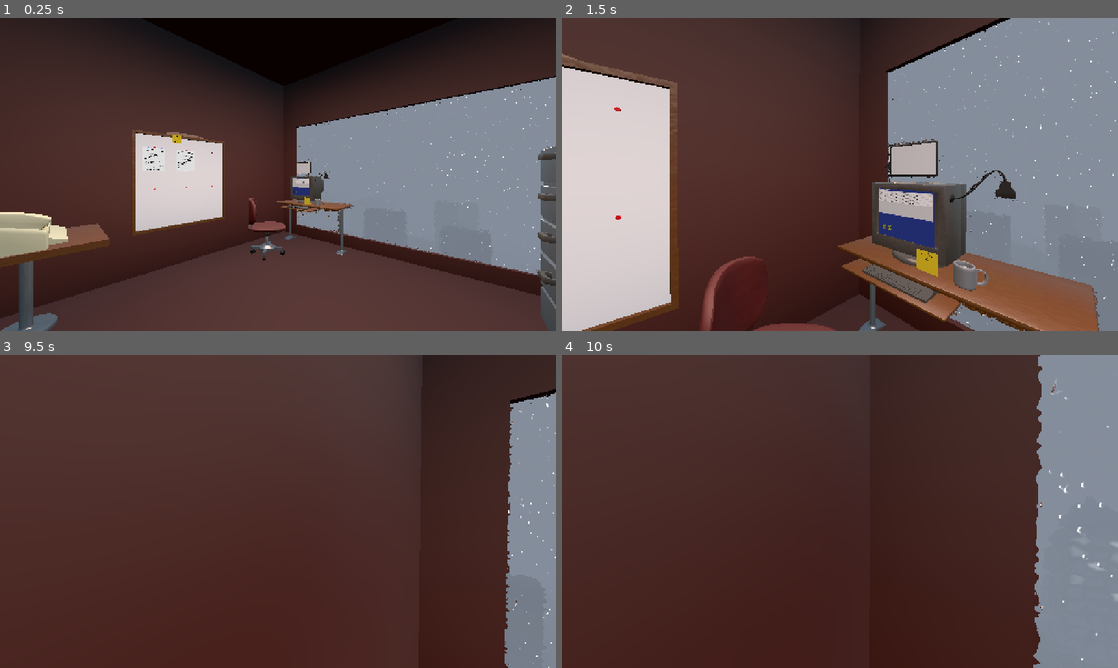
Above: before the commit, frames 1-4 (two rows, left to right).
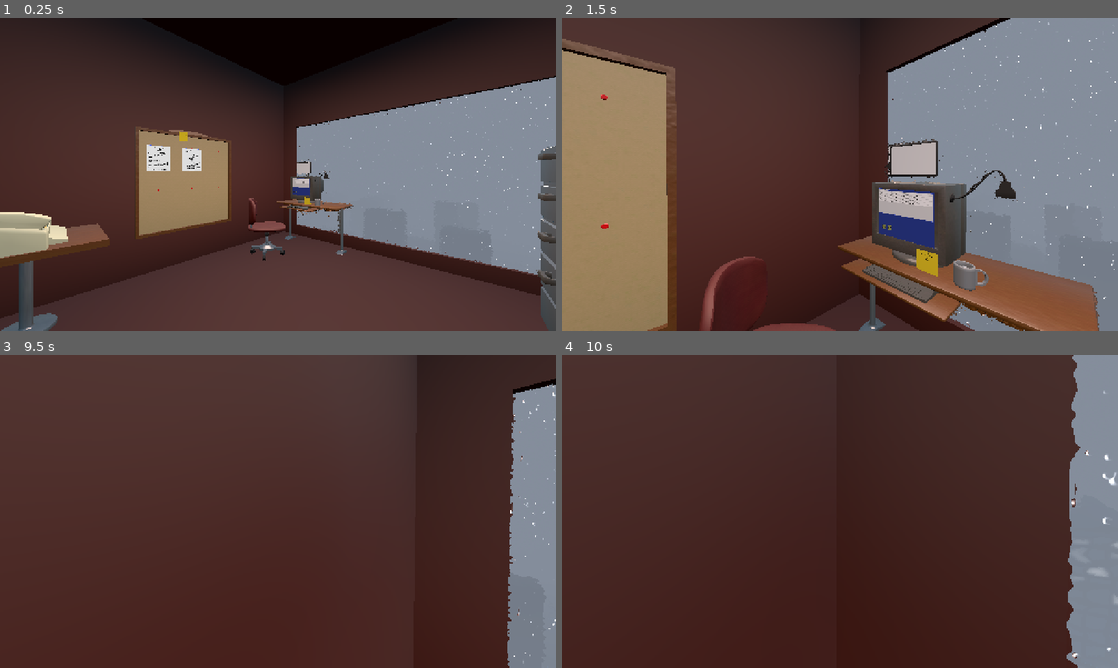
Above: after the commit, the same moments.

Repository: Ciph3rzer0/brackeys-2026.2-trust-no-one
Game: Godot game, scene res://scenes/city.tscn
Two runs of this game, one before a commit and one after it. Both use one fixed random seed, a clock stepped at 60 frames per second and the inputs below. Sound files missing from this copy of the repository are replaced by a short silence.
Inputs (mouse positions are in pixels of both pictures, inside the frame that each line leads up to):
- Up to frame 1 (0.25 s): no input
- Up to frame 2 (1.5 s): tap Enter at 0.5 s; move the mouse to (867, 174) at 0.52 s; hold E (pc_interact) 0.53-1.28 s; hold W (pc_forward) from 0.53 s (still down); click (867, 174) at 0.67 s; tap Space at 0.77 s; move the mouse to (812, 174) at 1.27 s; tap Q at 1.35 s
- Up to frame 3 (9.5 s): tap Space at 1.52, 2.75, 3.02, 3.77, 4.25, 4.52, 5.75, 6.02, 6.77, 7.52, 9.02 s; move the mouse to (289, 505) at 2.02 s; hold Ctrl 2.03-2.78 s; move the mouse to (272, 517) at 2.77 s; tap Shift at 2.85, 5.85, 8.85 s; click (272, 517) at 2.92 s; tap Enter at 3.5, 5 s; move the mouse to (316, 514) at 3.52 s; hold E (pc_interact) 3.53-4.28 s; move the mouse to (233, 508) at 4.27 s; tap Q at 4.35, 7.35 s; move the mouse to (283, 511) at 5.02 s; hold Ctrl 5.03-5.78 s; click (283, 511) at 5.17 s; move the mouse to (255, 505) at 5.77 s; release W (pc_forward) at 5.78 s; hold D (pc_right) 5.78-6.53 s; move the mouse to (305, 511) at 6.52 s; hold E (pc_interact) 6.53-7.28 s; hold W (pc_forward) 6.53-8.78 s; move the mouse to (250, 511) at 7.27 s; click (250, 511) at 7.42 s; move the mouse to (289, 505) at 8.02 s; hold Ctrl 8.03-8.78 s; move the mouse to (272, 517) at 8.77 s; hold A (pc_left) from 8.78 s (still down)
- Up to frame 4 (10 s): move the mouse to (878, 514) at 9.52 s; release A (pc_left) at 9.53 s; hold W (pc_forward) from 9.53 s (still down); hold E (pc_interact) from 9.53 s (still down); click (878, 514) at 9.67 s; tap Space at 9.77 s

The runs differ from the first frame. In frame 1, 4.6% of the frame differs, in the area x 23-41%, y 35-70%; in frame 2, 17%, in the area x 0-21%, y 6-100%; in frame 3, 0.8%; in frame 4, 6.3%.
Error in both runs: Invalid assignment of property or key 'plate' with value of type 'String' on a base object of type 'Resource (Quest)'. (res://autoloads/quest_system.gd:19)

Commit message:
added animation for cars in city scene

Diff:
--- a/project.godot
+++ b/project.godot
@@ -33,10 +33,6 @@
 window/size/window_height_override=1440
 window/stretch/mode="canvas_items"
 window/stretch/aspect="expand"
-
-[editor_plugins]
-
-enabled=PackedStringArray("res://addons/astar_graph_editor/plugin.cfg")
 
 [global_group]
 
--- /dev/null
+++ b/scenes/CoarseTraffic.gd
@@ -0,0 +1,11 @@
+extends Node3D
+
+
+# Called when the node enters the scene tree for the first time.
+func _ready() -> void:
+	pass # Replace with function body.
+
+
+# Called every frame. 'delta' is the elapsed time since the previous frame.
+func _process(delta: float) -> void:
+	pass
--- a/scenes/city.tscn
+++ b/scenes/city.tscn
@@ -44,6 +44,48 @@
 fog_depth_begin = 15.0
 fog_depth_end = 359.9
 
+[sub_resource type="Animation" id="Animation_my70f"]
+length = 0.001
+tracks/0/type = "position_3d"
+tracks/0/imported = false
+tracks/0/enabled = true
+tracks/0/path = NodePath("weiner5")
+tracks/0/interp = 1
+tracks/0/loop_wrap = true
+tracks/0/keys = PackedFloat32Array(0, 1, -73.117134, 1.2338295, -8.536419)
+tracks/1/type = "position_3d"
+tracks/1/imported = false
+tracks/1/enabled = true
+tracks/1/path = NodePath("pickupTruck5")
+tracks/1/interp = 1
+tracks/1/loop_wrap = true
+tracks/1/keys = PackedFloat32Array(0, 1, 318.00055, -0.03928113, -14.7459755)
+
+[sub_resource type="Animation" id="Animation_h3250"]
+resource_name = "vehicles"
+length = 11.333333
+loop_mode = 1
+tracks/0/type = "position_3d"
+tracks/0/imported = false
+tracks/0/enabled = true
+tracks/0/path = NodePath("weiner5")
+tracks/0/interp = 1
+tracks/0/loop_wrap = true
+tracks/0/keys = PackedFloat32Array(0, 1, -73.117134, 1.2338295, -8.536419, 11.166667, 1, 311.87106, 1.2338295, -8.536419)
+tracks/1/type = "position_3d"
+tracks/1/imported = false
+tracks/1/enabled = true
+tracks/1/path = NodePath("pickupTruck5")
+tracks/1/interp = 1
+tracks/1/loop_wrap = true
+tracks/1/keys = PackedFloat32Array(0.033333335, 1, 318.00055, -0.03928113, -14.7459755, 7.5666666, 1, -156.51634, -0.03928113, -14.7459755, 9.433333, 1, 318.00055, -0.03928113, -14.7459755)
+
+[sub_resource type="AnimationLibrary" id="AnimationLibrary_my70f"]
+_data = {
+&"RESET": SubResource("Animation_my70f"),
+&"vehicles": SubResource("Animation_h3250")
+}
+
 [sub_resource type="ViewportTexture" id="ViewportTexture_ruxf0"]
 viewport_path = NodePath("ComputerScreenRenders/ComputerMonitor")
 
@@ -986,6 +1028,24 @@
 area_attenuation = 2.304
 area_size = Vector2(3.59, 1.956)
 
+[node name="AreaLight3D8" type="AreaLight3D" parent="blocks/officebuilding3" unique_id=1511974966]
+transform = Transform3D(-4.371139e-08, 0, 1, 0, 1, 0, -1, 0, -4.371139e-08, 14.460724, -2.423211, 110.958534)
+light_color = Color(0.76203394, 0.5373201, 0.47858977, 1)
+light_energy = 7.0
+light_size = 0.391
+area_range = 1.724
+area_attenuation = 2.304
+area_size = Vector2(7.3134613, 3.9126015)
+
+[node name="AreaLight3D9" type="AreaLight3D" parent="blocks/officebuilding3" unique_id=1358726227]
+transform = Transform3D(-4.371139e-08, 0, 1, 0, 1, 0, -1, 0, -4.371139e-08, 14.460722, -2.423211, 126.339806)
+light_color = Color(0.76203394, 0.5373201, 0.47858977, 1)
+light_energy = 7.0
+light_size = 0.391
+area_range = 1.724
+area_attenuation = 2.304
+area_size = Vector2(7.3134613, 3.9126015)
+
 [node name="paintstore" parent="blocks" unique_id=1604482868 instance=ExtResource("14_86b61")]
 transform = Transform3D(1, 0, 0, 0, 1, 0, 0, 0, 1, 9.592724, 6.536131, -33.66974)
 
@@ -1031,7 +1091,15 @@
 transform = Transform3D(0.31999412, 0, -0.27076468, 0, 0.41917747, 0, 0.27076468, 0, 0.31999412, 207.50317, 1.4036803, 37.339485)
 
 [node name="pickupTruck5" parent="trucks" unique_id=58482895 instance=ExtResource("9_4lp1f")]
-transform = Transform3D(1, 0, 0, 0, 1, 0, 0, 0, 1, 95.1423, -0.03928113, -25.656658)
+transform = Transform3D(-4.371139e-08, 0, -1, 0, 1, 0, 1, 0, -4.371139e-08, 318.00055, -0.03928113, -14.7459755)
+
+[node name="SpotLight3D" type="SpotLight3D" parent="trucks/pickupTruck5" unique_id=1486761372]
+transform = Transform3D(-0.99996024, -0.004671715, 0.0075939335, 6.87122e-08, 0.8517281, 0.523984, -0.00891587, 0.5239632, -0.8516942, -0.18234539, 0.5861387, 2.9771118)
+light_color = Color(0.65388393, 0.42827255, 0.33192244, 1)
+light_energy = 5.0
+spot_range = 5.517
+spot_attenuation = -2.45
+spot_angle = 53.3
 
 [node name="pickupTruck8" parent="trucks" unique_id=1628291835 instance=ExtResource("9_4lp1f")]
 transform = Transform3D(-0.8656421, 0, 0.5006634, 0, 1, 0, -0.5006634, 0, -0.8656421, 219.81183, -0.03928113, -62.113525)
@@ -1049,13 +1117,22 @@
 transform = Transform3D(1, 0, 0, 0, 1, 0, 0, 0, 1, -22.857697, -0.03928113, -84.12449)
 
 [node name="weiner5" parent="trucks" unique_id=4166996 instance=ExtResource("10_obbxu")]
-transform = Transform3D(1, 0, 0, 0, 1, 0, 0, 0, 1, -22.41864, 1.5800991, -101.07196)
+transform = Transform3D(-4.371139e-08, 0, 1, 0, 1, 0, -1, 0, -4.371139e-08, -73.117134, 1.2338295, -8.536419)
+
+[node name="SpotLight3D" type="SpotLight3D" parent="trucks/weiner5" unique_id=333090356]
+transform = Transform3D(1, 2.104198e-08, 8.202484e-08, -2.104198e-08, -0.8765096, 0.4813844, 8.202484e-08, -0.4813844, -0.8765096, -8.583069e-06, 0.03679943, 6.509918)
+light_color = Color(1, 0.6751588, 0.537455, 1)
+light_energy = 50.0
 
 [node name="policeOfficer4" parent="trucks" unique_id=1999956081 instance=ExtResource("12_hyhbb")]
 transform = Transform3D(0.31999412, 0, -0.27076468, 0, 0.41917747, 0, 0.27076468, 0, 0.31999412, 207.50317, 0.21776915, -79.66364)
 
 [node name="hatchback2" parent="trucks" unique_id=819623859 instance=ExtResource("20_ibljb")]
 transform = Transform3D(1, 0, 0, 0, 1, 0, 0, 0, 1, -21.44442, 1.1127148, -27.330746)
+
+[node name="AnimationPlayer" type="AnimationPlayer" parent="trucks" unique_id=1549693826]
+libraries/ = SubResource("AnimationLibrary_my70f")
+autoplay = "vehicles"
 
 [node name="Screens" type="Node3D" parent="." unique_id=167141141]
 
@@ -4927,5 +5004,5 @@
 transform = Transform3D(1, 0, 0, 0, 1, 0, 0, 0, 1, 68.37737, 56.985577, -139.55121)
 
 [node name="MeshInstance3D" type="MeshInstance3D" parent="." unique_id=1914358757]
-transform = Transform3D(1, 0, 0, 0, 1, 0, 0, 0, 1, 95.73678, -0.42648315, 54.593002)
+transform = Transform3D(1, 0, 0, 0, 1, 0, 0, 0, 1, 94.10172, -0.42648315, 54.593002)
 mesh = SubResource("PlaneMesh_h45xw")
--- a/scenes/corkboard.tscn
+++ b/scenes/corkboard.tscn
@@ -18,17 +18,20 @@
 slot_container_path = NodePath("corkboard2/pin locations")
 
 [node name="CollisionShape3D" type="CollisionShape3D" parent="." unique_id=647715495]
-transform = Transform3D(1, 0, 0, 0, 1, 0, 0, 0, 1, 0.2990182, -0.033730835, 0.04364115)
+transform = Transform3D(1, 0, 0, 0, 1, 0, 0, 0, 1, -0.004624158, -0.033730835, 0.04364115)
 shape = SubResource("BoxShape3D_corkboard")
 
 [node name="corkboard2" parent="." unique_id=118271081 instance=ExtResource("1_iwwb2")]
-transform = Transform3D(1, 0, 0, 0, 1, 0, 0, 0, 1, 0.31087136, -0.44753733, 0.24951664)
+transform = Transform3D(1, 0, 0, 0, 1, 0, 0, 0, 1, -0.0634726, -0.44753733, 0.24951664)
 
-[node name="MeshInstance3D" type="MeshInstance3D" parent="corkboard2" unique_id=1757999416]
+[node name="corkboard" parent="corkboard2" index="0" unique_id=2066175340]
+transform = Transform3D(1, 0, 0, 0, 1, 0, 0, 0, 1, 0.06466091, -0.07382575, -0.2173571)
+
+[node name="memo" type="MeshInstance3D" parent="corkboard2" unique_id=1757999416]
 transform = Transform3D(-0.0025691744, -0.091785185, 0, 0.091785185, -0.0025691744, 0, 0, 0, 0.091821134, -0.0890159, 1.3224134, -0.41380957)
 mesh = SubResource("PlaneMesh_iwwb2")
 
-[node name="Label3D" type="Label3D" parent="corkboard2/MeshInstance3D" unique_id=512820567]
+[node name="Label3D" type="Label3D" parent="corkboard2/memo" unique_id=512820567]
 transform = Transform3D(2.0082592e-15, 1.0510675, 4.594362e-08, 4.594362e-08, -4.594362e-08, 1.0510675, 1.0510675, 0, -4.594362e-08, 0.009238243, 0.034438968, 0)
 modulate = Color(0, 0, 0, 1)
 text = "memo:
@@ -43,7 +46,7 @@
 uppercase = true
 
 [node name="pin locations" type="Node3D" parent="corkboard2" unique_id=1551329889]
-transform = Transform3D(1, 0, 0, 0, 1, 0, 0, 0, 1, -0.3125913, 0.61609024, 0.7090531)
+transform = Transform3D(1, 0, 0, 0, 1, 0, 0, 0, 1, -0.3125913, 0.61609024, 0.68265116)
 
 [node name="pin1" type="Node3D" parent="corkboard2/pin locations" unique_id=1139482963]
 transform = Transform3D(1.3113416e-07, 0, -1, 0, 1, 0, 1, 0, 1.3113416e-07, 0.26296616, 0.4805324, -1.5355896)
@@ -62,3 +65,5 @@
 
 [node name="pin6" type="Node3D" parent="corkboard2/pin locations" unique_id=607216583]
 transform = Transform3D(1.3113416e-07, 0, -1, 0, 1, 0, 1, 0, 1.3113416e-07, 0.26296616, -0.35651442, -0.27090317)
+
+[editable path="corkboard2"]
Binary file changed: assets/models/office/corkboard.glb
Binary file added: assets/models/office/corkboard_Ucupaint corkboard Color.png
Not shown, added: assets/models/office/corkboard_Ucupaint corkboard Color.png.import
Not shown, added: scenes/CoarseTraffic.gd.uid
Not shown, changed: assets/models/models.blend
Not shown, changed: assets/models/models.blend1
